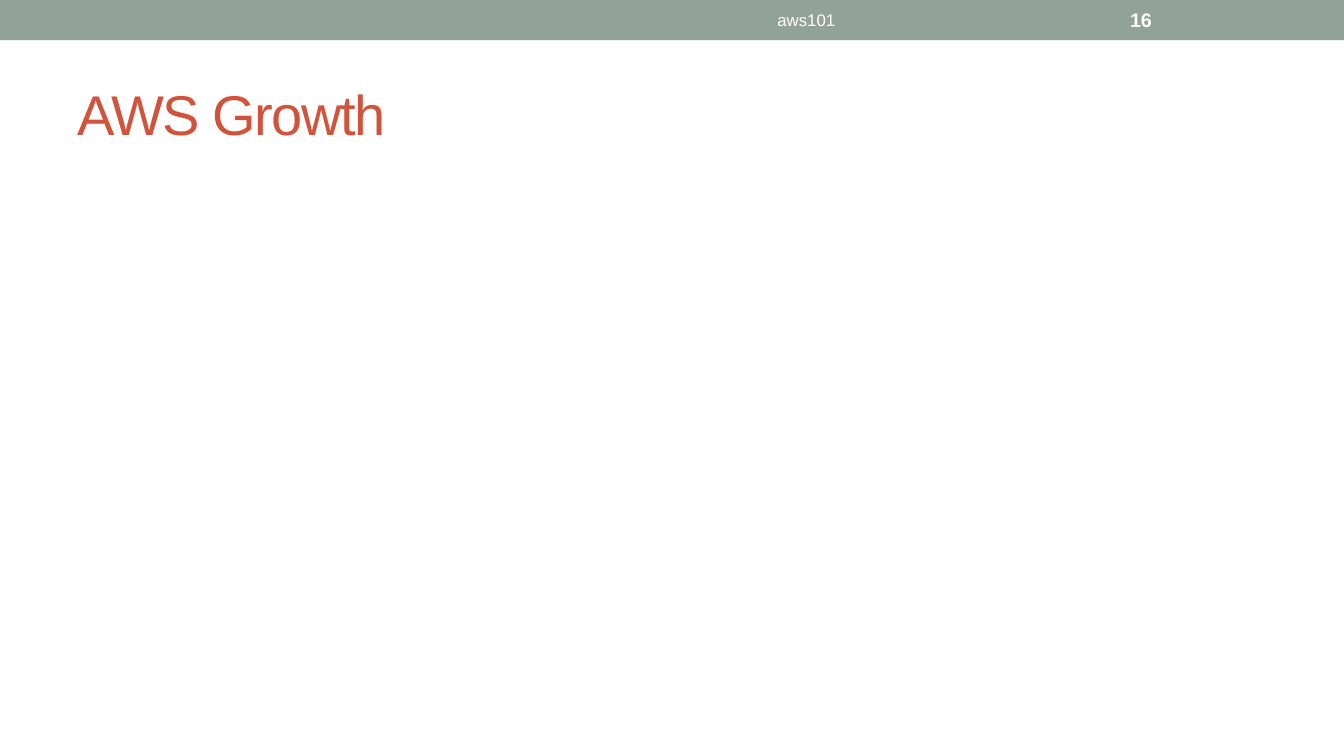
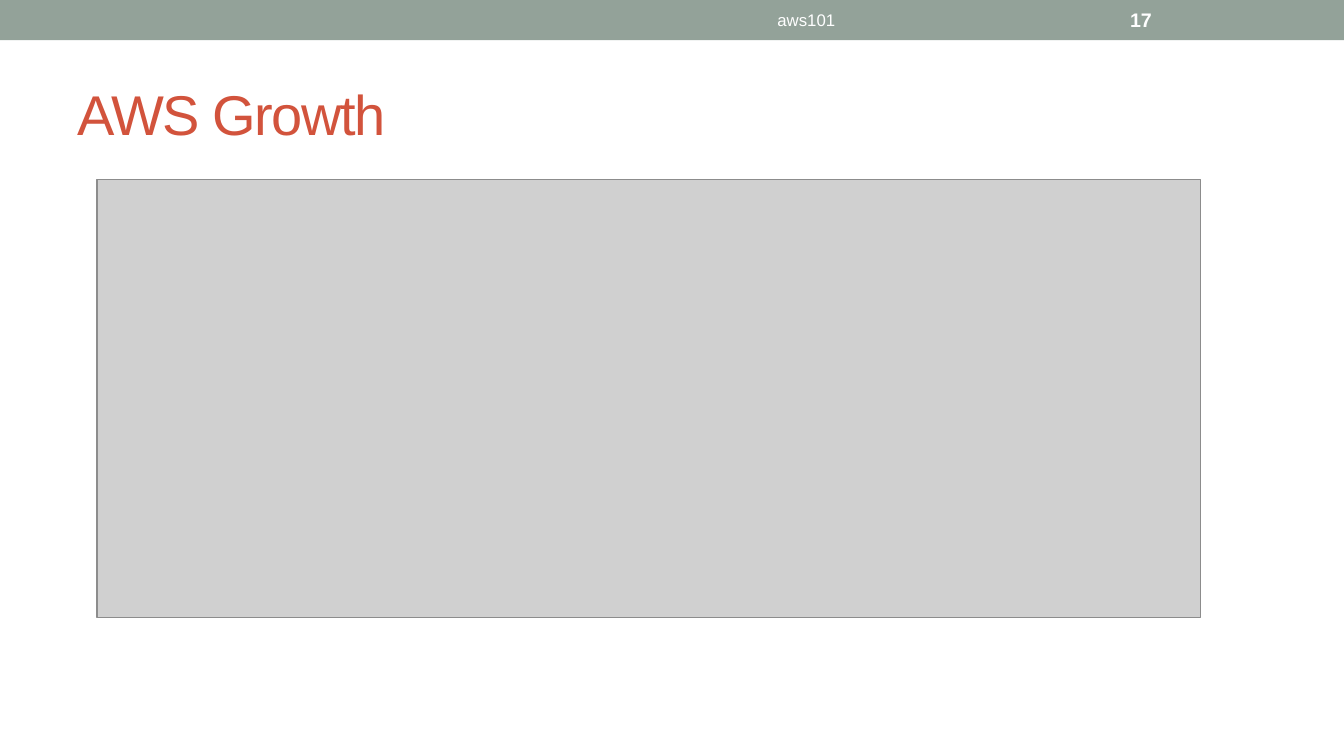
Before and after one commit to ignis01/aws101, a slide deck: slide 17 of aws101.pptx (slide 16 before the commit). Drawn at 1344x756 pixels with LibreOffice and Linux fonts; fonts in the diff are those of the drawing; grey boxes stand for pictures. Boxes give left, top, right and bottom in pixels: in the first picture for what was removed or moved away, otherwise in the second. Text is boxed around its words. In the diff, an @@ line names an element or a change of style, - is before the commit and + after.

```diff
--- a/aws101.pptx
+++ b/aws101.pptx
@@ page number at bbox=[1130, 13, 1152, 27]: text changed @@
-16
+17
@@ picture added at bbox=[97, 179, 1200, 618] @@
```
Also in this commit, not shown: 2 other slides changed, 2 slides added.
